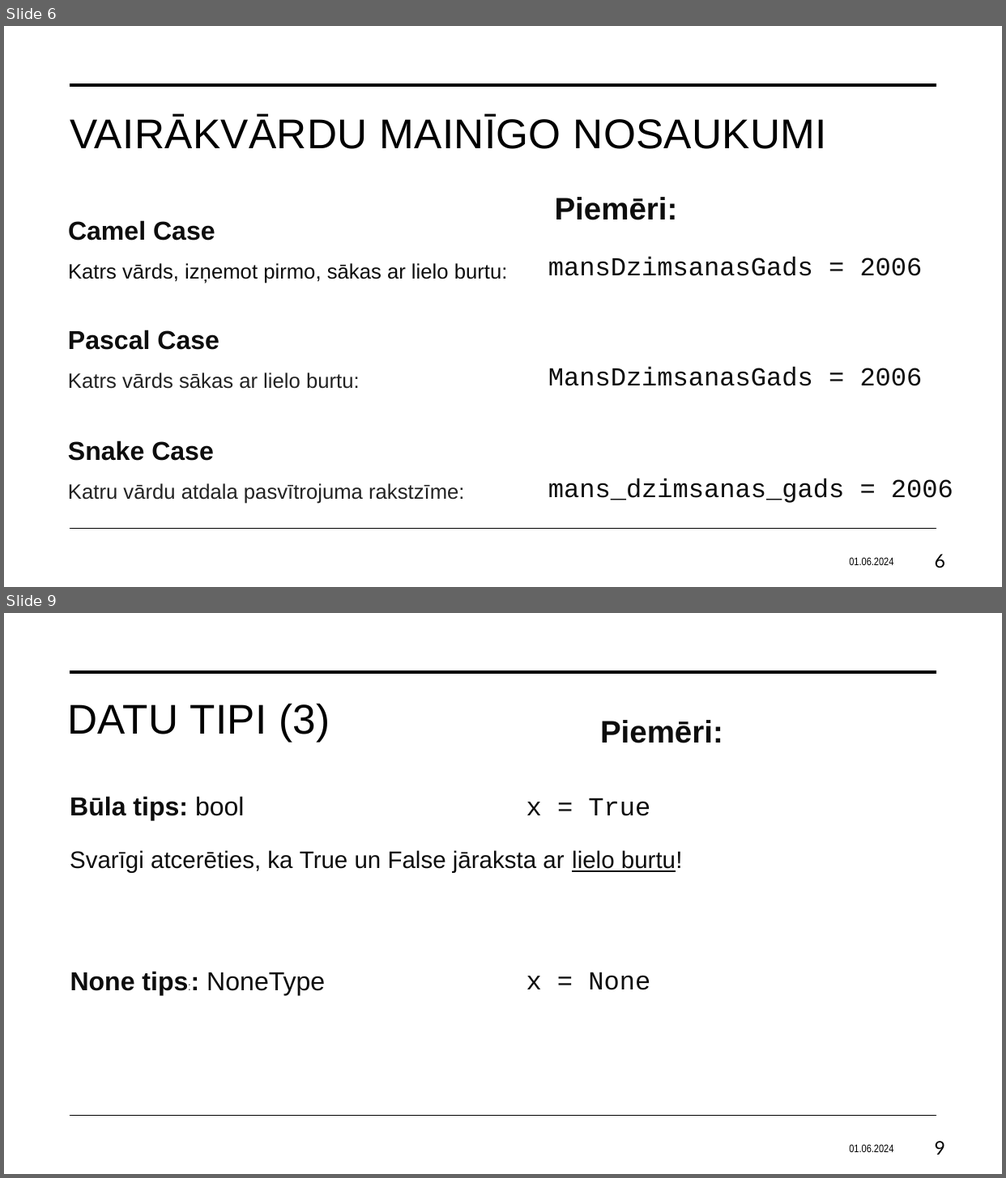
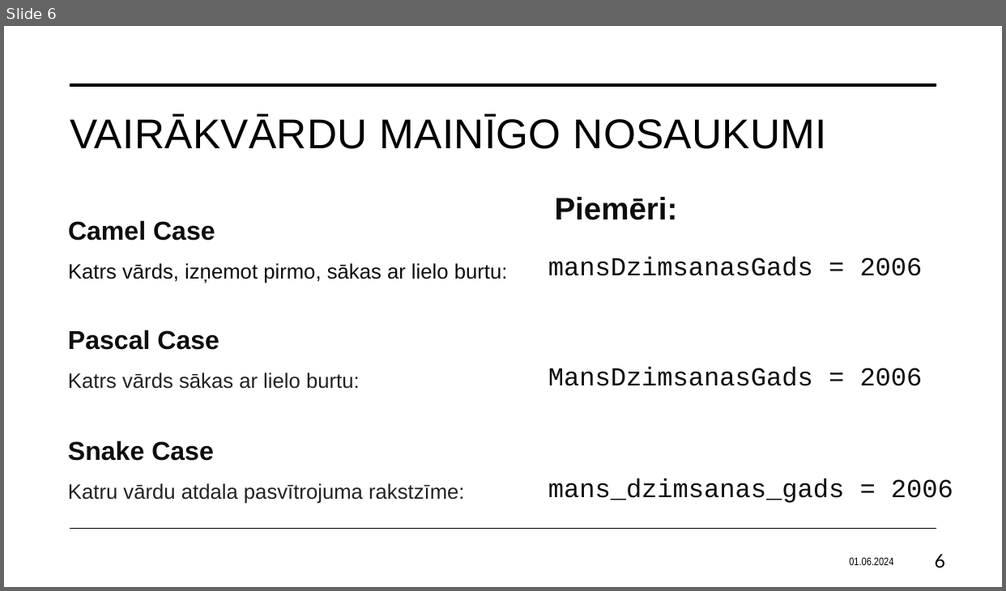
Before and after one commit to Gerda155/Fedotova_Eksamens, a slide deck: Fedotova_macibuMaterials.pptx. Shown one above the other, each under a label of ours: slides 6 and 9 before the commit, slide 6 after it; the slides between them are not shown. The pictures are 1006x1178 and 1006x591 pixels, drawn with LibreOffice and Linux fonts; fonts in the diff are those of the drawing. Boxes give left, top, right and bottom in pixels: in the first picture for what was removed or moved away, otherwise in the second. Text is boxed around its words. In the diff, an @@ line names an element or a change of style, - is before the commit and + after.

```diff
--- a/Fedotova_macibuMaterials.pptx
+++ b/Fedotova_macibuMaterials.pptx
@@ slide 9 removed at (4, 613, 1002, 1174), background #FFFFFF; not listed: 2 template elements that a slide beside it also shows @@
@@ title removed at (68, 703, 330, 742) @@
-DATU TIPI (3)
@@ text removed at (600, 720, 723, 743) @@
-Piemēri:
@@ text removed at (70, 796, 245, 821) @@
-Būla tips: bool
@@ text removed at (526, 798, 650, 816) @@
-x = True
@@ text removed at (70, 850, 683, 873) @@
-Svarīgi atcerēties, ka True un False jāraksta ar lielo burtu!
@@ text removed at (70, 971, 325, 995) @@
-None tips:: NoneType
@@ text removed at (526, 973, 650, 990) @@
-x = None
@@ text removed at (849, 1144, 893, 1152) @@
-01.06.2024
@@ page number removed at (935, 1141, 945, 1155) @@
-9
```
Also in this commit, not shown: 7 slides changed, 17 slides added, 1 other slide removed.
